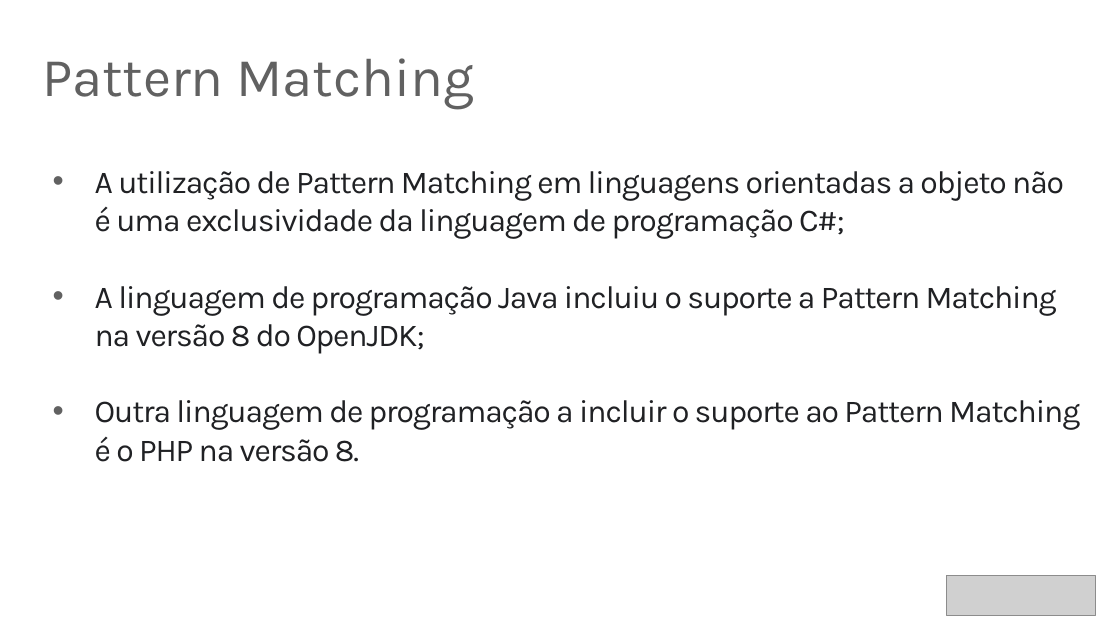
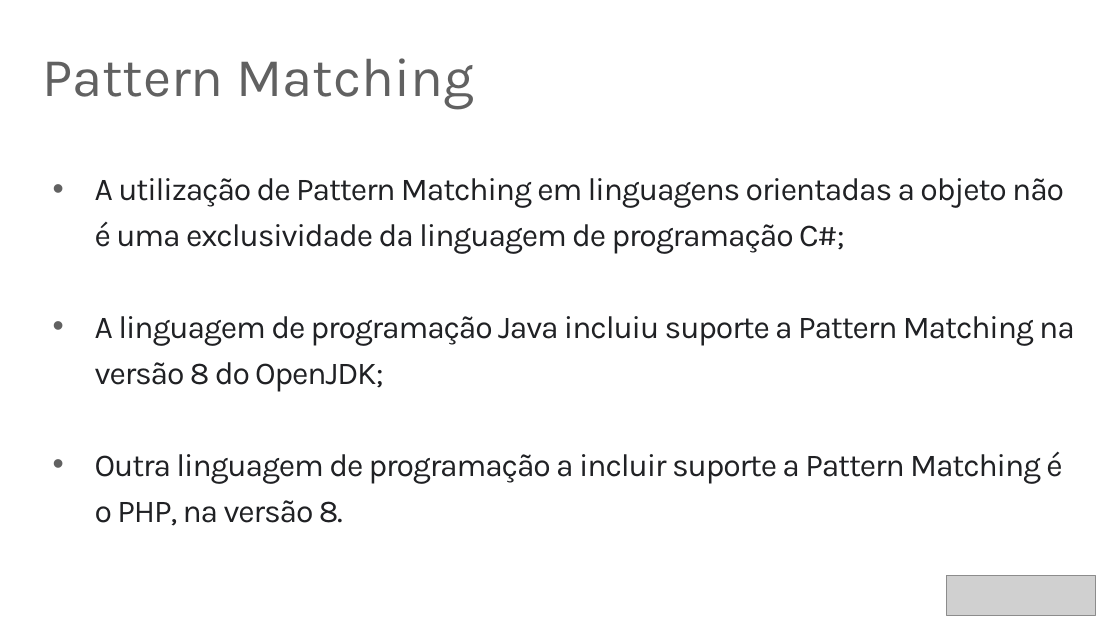
Before and after one commit to rafaelcruz-net/pattern-matching, a slide deck: slide 9 of Apresentacao_Defesa.pptx (slide 8 before the commit). Drawn at 1120x630 pixels with LibreOffice and Linux fonts; fonts in the diff are those of the drawing; grey boxes stand for pictures. Boxes give left, top, right and bottom in pixels: in the first picture for what was removed or moved away, otherwise in the second. Text is boxed around its words. In the diff, an @@ line names an element or a change of style, - is before the commit and + after.

```diff
--- a/Apresentacao_Defesa.pptx
+++ b/Apresentacao_Defesa.pptx
@@ text at [95,178,1064,254]: line spacing 1 to 1.2 @@
@@ text at [95,316,1075,526]: text changed @@
-• A linguagem de programação Java incluiu o suporte a Pattern Matching na versão 8 do OpenJDK;
-• Outra linguagem de programação a incluir o suporte ao Pattern Matching é o PHP na versão 8.
+• A linguagem de programação Java incluiu suporte a Pattern Matching na versão 8 do OpenJDK;
+• Outra linguagem de programação a incluir suporte a Pattern Matching é o PHP, na versão 8.
```
Also in this commit, not shown: 22 other slides changed, 1 slide added, 2 other files.
